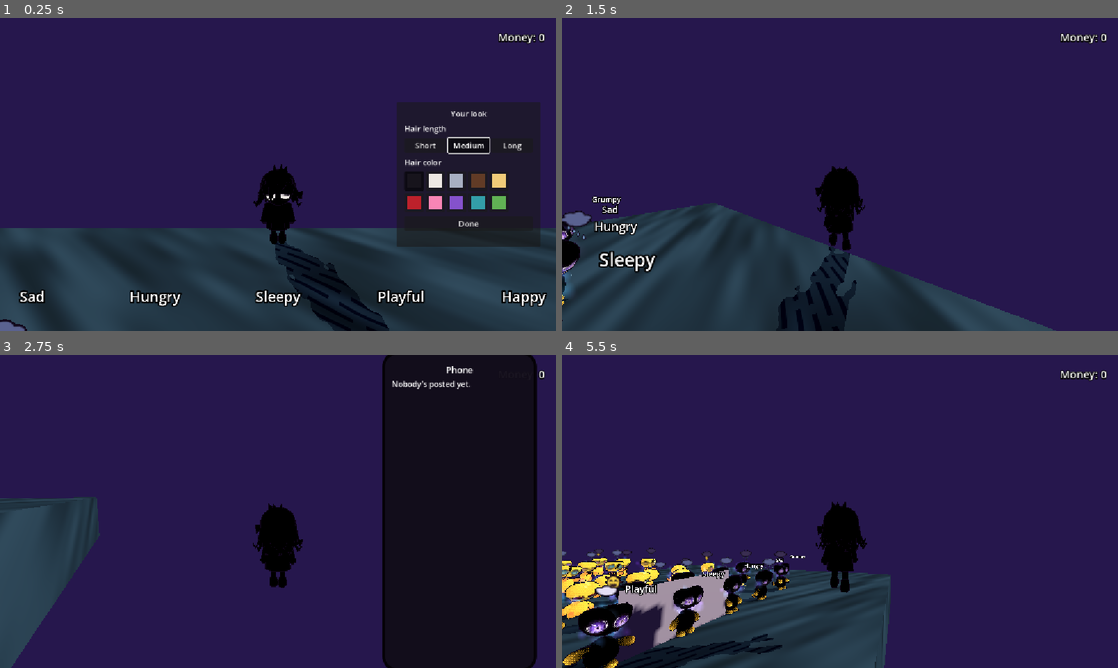
Above: before the commit, frames 1-4 (two rows, left to right).
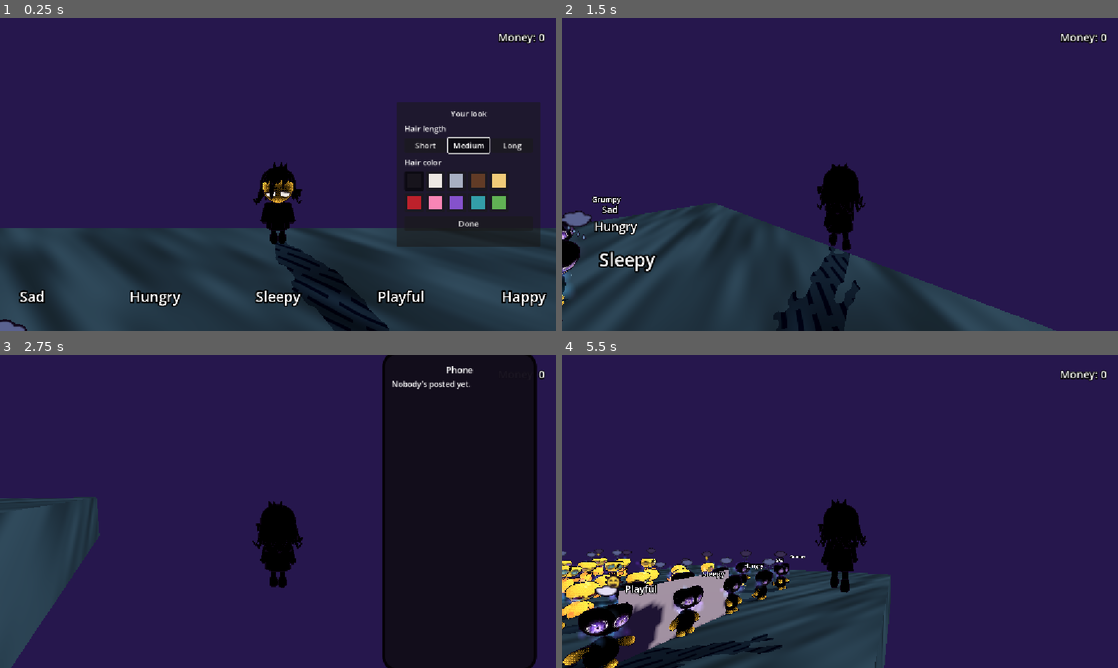
Above: after the commit, the same moments.

Repository: JackVoltaire/Dhull-Garden
Game: Godot game, scene res://scenes/levels/dhull_gallery/dhull_gallery.tscn
The game is run twice, just before and just after one commit, with the same random seed, the same clock (stepped at 60 frames per second) and the same inputs. This scene is started directly instead of the project's main scene.
Inputs (mouse positions are in pixels of both pictures, inside the frame that each line leads up to):
- Up to frame 1 (0.25 s): no input
- Up to frame 2 (1.5 s): click "Done" at 0.5 s; tap Enter (ui_accept) at 1.25 s; move the mouse to (867, 174) at 1.27 s; hold W (move_forward) from 1.28 s (still down); hold E (interact) from 1.28 s (still down); click (867, 174) at 1.42 s
- Up to frame 3 (2.75 s): keep holding W (move_forward); tap Space (jump) at 1.52, 2.27 s; move the mouse to (250, 511) at 2.02 s; release E (interact) at 2.03 s; tap Tab (phone) at 2.1 s
- Up to frame 4 (5.5 s): move the mouse to (895, 442) at 2.77 s; release W (move_forward) at 2.78 s; hold D (move_right) 2.78-3.53 s; hold Shift (sprint) 2.78-3.53 s; tap Enter (ui_accept) at 3.5, 4.25, 5 s; move the mouse to (812, 574) at 3.52 s; hold W (move_forward) 3.53-4.28 s; tap E (interact) at 3.6 s; click (812, 574) at 3.67 s; tap Space (jump) at 3.77, 4.52, 5.27 s; move the mouse to (1006, 558) at 4.27 s; hold A (move_left) 4.28-5.03 s; hold Tab (phone) 4.28-5.03 s; move the mouse to (795, 508) at 5.02 s; hold W (move_forward) from 5.03 s (still down); tap Shift (sprint) at 5.1 s

The runs differ from the first frame. In frame 1, 0.5% of the frame differs, in the area x 45-70%, y 46-98%; in frame 2, 0.3%; in frame 3, 0.1%; in frame 4, 0.3%.

Commit message:
Give the dreamer a neck and a shaded face
The head sits higher on a short neck rising out of a lower collar. The
skin is shaded like House of Decay's painted faces, darker to the sides,
down the jaw and under the fringe, through the Tip vertex color the
character shader bands and dithers towards DreamerColors.skin_shade.

Also drops the two dreamer colors left over from the modelled eyes.

Co-Authored-By: Claude Opus 5.5 <noreply@anthropic.com>

Diff:
--- a/scenes/player/dreamer_model.gd
+++ b/scenes/player/dreamer_model.gd
@@ -15,7 +15,7 @@
 	DreamerLook.HairLength.LONG: ^"Body/Head/HairLong",
 }
 const SKIN: Array[NodePath] = [
-	^"Body/Head", ^"Body/SleeveLeft/HandLeft", ^"Body/SleeveRight/HandRight"
+	^"Body/Head", ^"Body/Neck", ^"Body/SleeveLeft/HandLeft", ^"Body/SleeveRight/HandRight"
 ]
 const HOODIE: Array[NodePath] = [^"Body", ^"Body/SleeveLeft", ^"Body/SleeveRight"]
 const TROUSERS: Array[NodePath] = [^"Body/LegLeft", ^"Body/LegRight"]
@@ -54,7 +54,7 @@
 func _ready() -> void:
 	_rng.randomize()
 	_face.set_instance_shader_parameter(&"mouth_frame", Mouth.TIRED)
-	_paint(SKIN, colors.skin)
+	_paint(SKIN, colors.skin, colors.skin_shade)
 	_paint(HOODIE, colors.hoodie)
 	_paint(TROUSERS, colors.trousers)
 	_paint(SHOES, colors.shoes)
@@ -99,12 +99,13 @@
 	_face.set_instance_shader_parameter(&"eye_frame", Eyes.CLOSED if _blinking else Eyes.SLEEPY)
 
 
-func _paint(parts: Array[NodePath], color: Color) -> void:
+## The model shades parts towards their tip color by its "Tip" vertex color; only the skin has
+## shading, so other parts' tip color is their own.
+func _paint(parts: Array[NodePath], color: Color, shade := color) -> void:
 	for part in parts:
-		_paint_part(get_node(part), color)
+		_paint_part(get_node(part), color, shade)
 
 
-## The dreamer has no tips in another color, so the tip color is the part's own.
-static func _paint_part(part: GeometryInstance3D, color: Color) -> void:
+static func _paint_part(part: GeometryInstance3D, color: Color, shade := color) -> void:
 	part.set_instance_shader_parameter(&"part_color", color)
-	part.set_instance_shader_parameter(&"tip_color", color)
+	part.set_instance_shader_parameter(&"tip_color", shade)
--- a/scenes/player/player.tscn
+++ b/scenes/player/player.tscn
@@ -51,7 +51,7 @@
 one_shot = true
 
 [node name="CarryPoint" type="Marker3D" parent="Model"]
-transform = Transform3D(-1, 0, 0, 0, 1, 0, 0, 0, -1, 0, 1.56, 0.05)
+transform = Transform3D(-1, 0, 0, 0, 1, 0, 0, 0, -1, 0, 1.61, 0.05)
 
 [node name="CameraPivot" type="Node3D" parent="."]
 transform = Transform3D(1, 0, 0, 0, 1, 0, 0, 0, 1, 0, 1.5, 0)
@@ -126,6 +126,6 @@
 unique_name_in_owner = true
 
 [node name="Lookable" type="Marker3D" parent="Model"]
-transform = Transform3D(1, 0, 0, 0, 1, 0, 0, 0, 1, 0, 1.22, -0.26)
+transform = Transform3D(1, 0, 0, 0, 1, 0, 0, 0, 1, 0, 1.27, -0.27)
 script = ExtResource("9_lookable")
 interest = 1.0
--- a/systems/dreamer/dreamer_colors.gd
+++ b/systems/dreamer/dreamer_colors.gd
@@ -4,9 +4,10 @@
 ## each hair color they can pick. The game's are data/dreamer/colors.tres.
 
 @export var skin := Color(0.96, 0.87, 0.82)
+## What the skin turns to where it's shaded: to the sides of the face, the jaw, under the fringe
+## and the chin.
+@export var skin_shade := Color(0.6, 0.42, 0.48)
 @export var hoodie := Color(0.17, 0.15, 0.21)
 @export var trousers := Color(0.11, 0.1, 0.14)
 @export var shoes := Color(0.07, 0.06, 0.08)
-@export var eyes := Color(0.07, 0.04, 0.1)
-@export var eye_bags := Color(0.56, 0.33, 0.52)
 @export var hair: Dictionary[DreamerLook.HairColor, Color] = {}
Binary file changed: assets/models/dreamer/dreamer.glb
Not shown, changed: README.md
Not shown, changed: assets/models/dreamer/dreamer.blend
